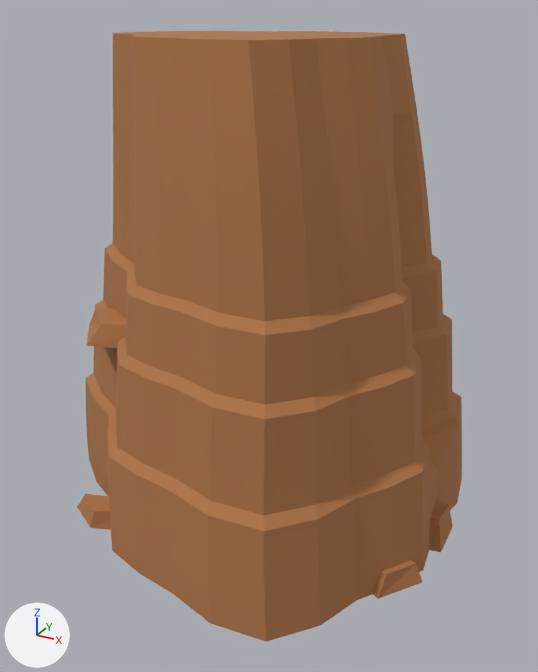
The FBX model RawAssets/Canyon/FBX/SM_CinderCanyon_Rock_F.fbx as it was, and as the next commit left it.
Rendered twice from a 50 mm camera at (0.82, -1.416, 1.167) aimed at (0.051, -0.018, 0.468). Every picture has the same lights, and +X, +Y and +Z are marked at lower left. The picture after the commit comes second. Where no turn or scale is listed for an object, it has been applied to the vertices.

Names of what the first picture shows: 'SM_CinderCanyon_Rock_F'.
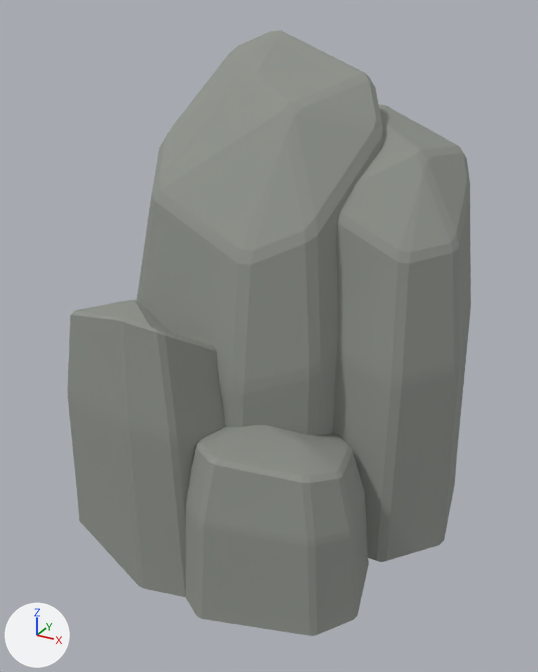
Location of each change, [x1, y1, x2, y2] in pixels of the pictures (538 x 672 px):
'SM_CinderCanyon_Rock_F', recoloured, reshaped: before [77, 31, 462, 642]; after [67, 30, 471, 636]
part 1 of me_sm_cindercanyon_rock_f_mesh_001, rebuilt: before [86, 31, 462, 642]; after [137, 30, 384, 436]
part 2 of me_sm_cindercanyon_rock_f_mesh_001, added: after [332, 104, 471, 562]
part 3 of me_sm_cindercanyon_rock_f_mesh_001, added: after [67, 300, 225, 597]
part 4 of me_sm_cindercanyon_rock_f_mesh_001, added: after [186, 425, 369, 636]
part 5 of me_sm_cindercanyon_rock_f_mesh_001, deleted (brown): before [77, 494, 111, 530]
part 6 of me_sm_cindercanyon_rock_f_mesh_001, deleted (brown): before [373, 501, 453, 599]
part 7 of me_sm_cindercanyon_rock_f_mesh_001, deleted (brown): before [86, 307, 126, 348]

What changed in the scene script:
```text
Change mat_m_cindercanyonrock:
    mat_m_cindercanyonrock.base_color: (0.43, 0.18, 0.065) -> (0.27, 0.29, 0.26)  # brown #af7648 -> grey #8e938b
Change me_sm_cindercanyon_rock_f_mesh_001:
    used by ob_sm_cindercanyon_rock_f; location = (0.0, 0.0, 0.0)
    remove me_sm_cindercanyon_rock_f_mesh_001.from_pydata(...)  # 714 vertices, 1376 faces; spans x -0.5..0.5, y -0.445..0.445, z 0.0..1.12
    add me_sm_cindercanyon_rock_f_mesh_001.from_pydata(...)  # 650 vertices, 1280 faces; spans x -0.5..0.5, y -0.445..0.445, z 0.0..1.12
    me_sm_cindercanyon_rock_f_mesh_001 part 1: the loose piece of 618 vertices spanning x -0.5..0.482, y -0.445..0.445, z 0.005..1.12 is rebuilt with 130 vertices and now spans x -0.309..0.305, y -0.301..0.336, z 0.0..1.12
    me_sm_cindercanyon_rock_f_mesh_001 part 2: a new loose piece of 130 vertices spanning x 0.033..0.5, y -0.133..0.36, z 0.018..0.964, in mat_m_cindercanyonrock (grey #8e938b)
    me_sm_cindercanyon_rock_f_mesh_001 part 3: a new loose piece of 130 vertices spanning x -0.36..0.132, y -0.432..-0.023, z 0.0..0.614, in mat_m_cindercanyonrock (grey #8e938b)
    me_sm_cindercanyon_rock_f_mesh_001 part 4: a new loose piece of 130 vertices spanning x -0.011..0.406, y -0.445..-0.06, z 0.0..0.374, in mat_m_cindercanyonrock (grey #8e938b)
    me_sm_cindercanyon_rock_f_mesh_001 part 5: 32 vertices removed from x -0.438..-0.117, y -0.325..0.35, z 0.0..0.106
    me_sm_cindercanyon_rock_f_mesh_001 part 6: 16 vertices removed from x 0.289..0.5, y -0.213..0.107, z 0.001..0.087
    me_sm_cindercanyon_rock_f_mesh_001 part 7: 8 vertices removed from x -0.37..-0.117, y -0.252..-0.105, z 0.458..0.52
    other edits to the shape of me_sm_cindercanyon_rock_f_mesh_001 do not show in these pictures
```
